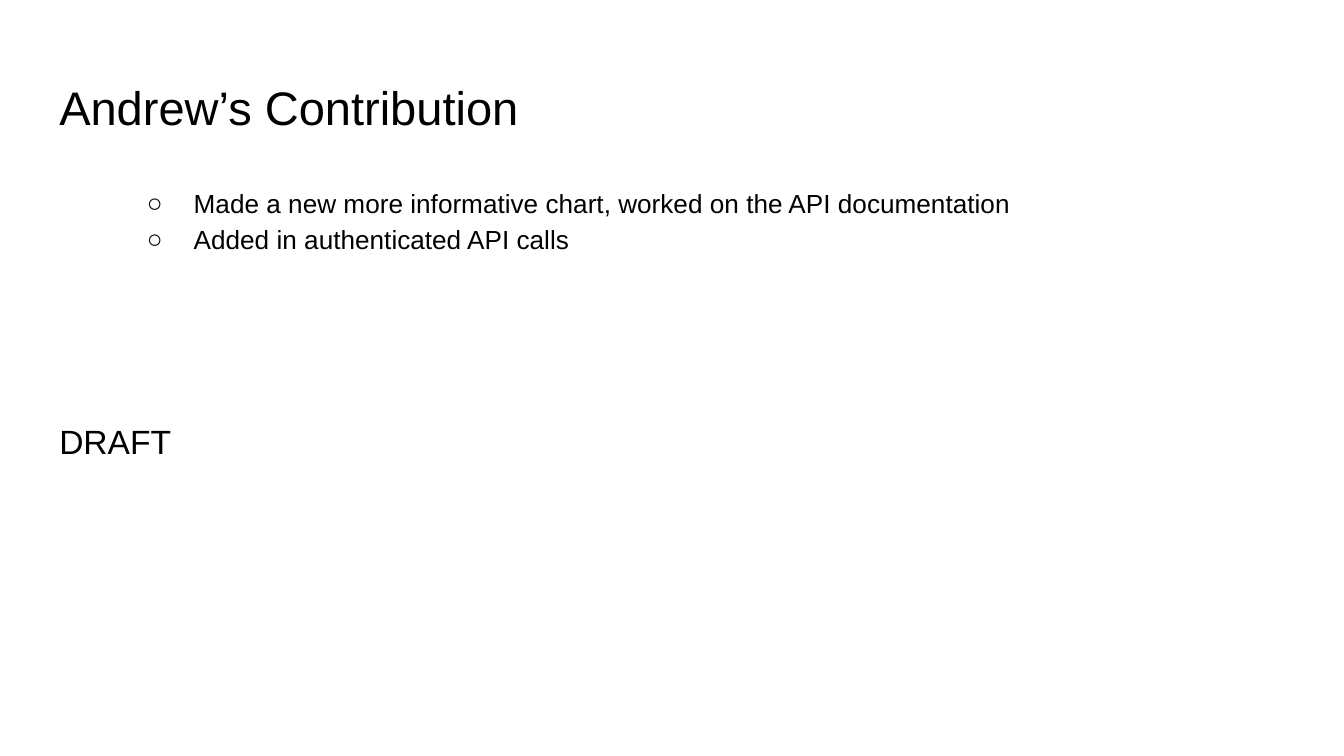
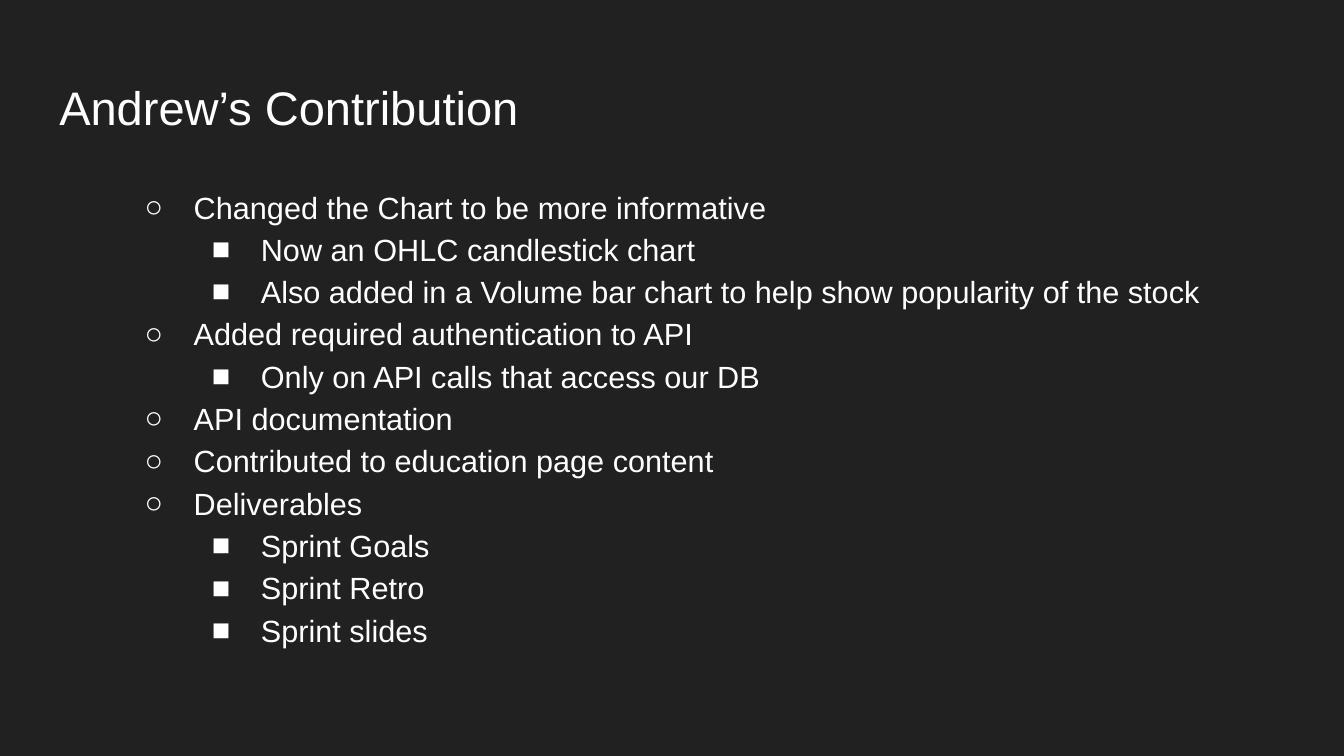
Before and after one commit to Asetka/Stocko, a slide deck: slide 7 of sprint_deliverables/Sprint3Deliverables/Stocko Sprint 3.pptx (slide 8 before the commit). Drawn at 1344x756 pixels with LibreOffice and Linux fonts; fonts in the diff are those of the drawing; background and template pictures are left out. Boxes give left, top, right and bottom in pixels: in the first picture for what was removed or moved away, otherwise in the second. Text is boxed around its words. In the diff, an @@ line names an element or a change of style, - is before the commit and + after.

```diff
--- a/sprint_deliverables/Sprint3Deliverables/Stocko Sprint 3.pptx
+++ b/sprint_deliverables/Sprint3Deliverables/Stocko Sprint 3.pptx
@@ background #FFFFFF to #212121 @@
@@ title "Andrew’s Contribution" at bbox=[59, 91, 518, 126]: text colour #000000 to #FFFFFF @@
@@ text at bbox=[194, 196, 1200, 648]: text changed; size 14 to 16.5 pt; text colour #000000 to #FFFFFF @@
-  ○ Made a new more informative chart, worked on the API documentation
-  ○ Added in authenticated API calls
-DRAFT
+  ○ Changed the Chart to be more informative
+    ■ Now an OHLC candlestick chart
+    ■ Also added in a Volume bar chart to help show popularity of the stock
+  ○ Added required authentication to API
+    ■ Only on API calls that access our DB
+  ○ API documentation
+  ○ Contributed to education page content
+  ○ Deliverables
+    ■ Sprint Goals
+    ■ Sprint Retro
+    ■ Sprint slides
```
Also in this commit, not shown: 9 other slides changed, 1 slide added, 2 slides removed, 2 other files.
